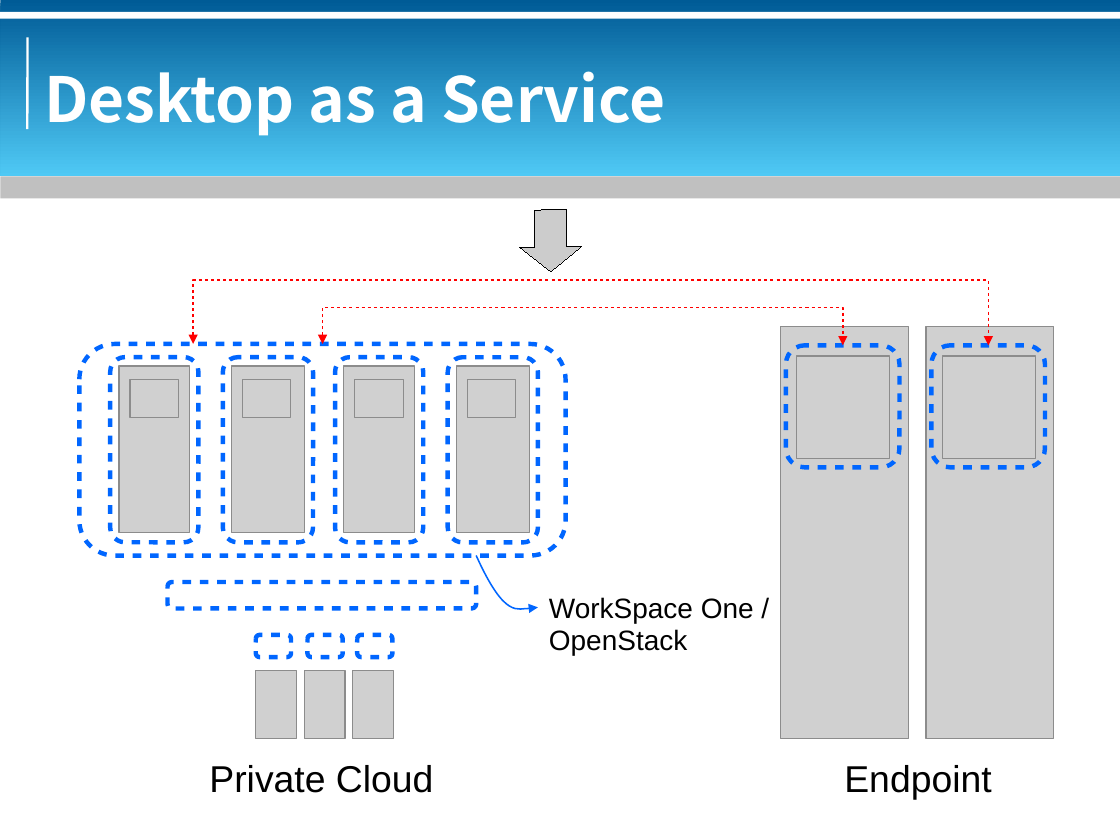
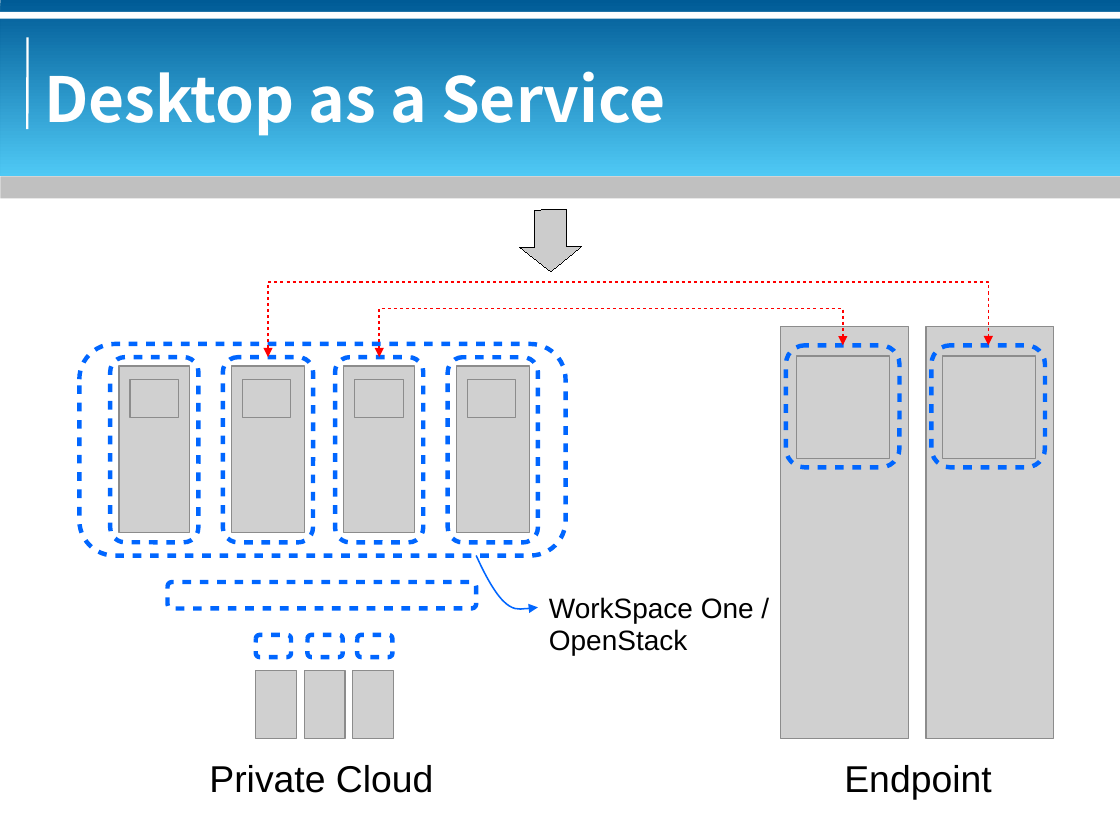
Before and after one commit to bluebat/.presentations, a slide deck: slide 8 of vdi-historical-overview.odp. Drawn at 1120x840 pixels with LibreOffice and Linux fonts; fonts in the diff are those of the drawing; grey boxes stand for pictures; background and template pictures are left out. Boxes give left, top, right and bottom in pixels: in the first picture for what was removed or moved away, otherwise in the second. Text is boxed around its words. In the diff, an @@ line names an element or a change of style, - is before the commit and + after.

```diff
--- a/vdi-historical-overview.odp
+++ b/vdi-historical-overview.odp
@@ elbow double arrow moved from (193, 344) - (988, 345) to (268, 357) - (988, 345) @@
@@ elbow double arrow moved from (323, 344) - (842, 345) to (380, 357) - (842, 345) @@
```
Also in this commit, not shown: 3 other slides changed, 1 slide added, 1 slide removed.
